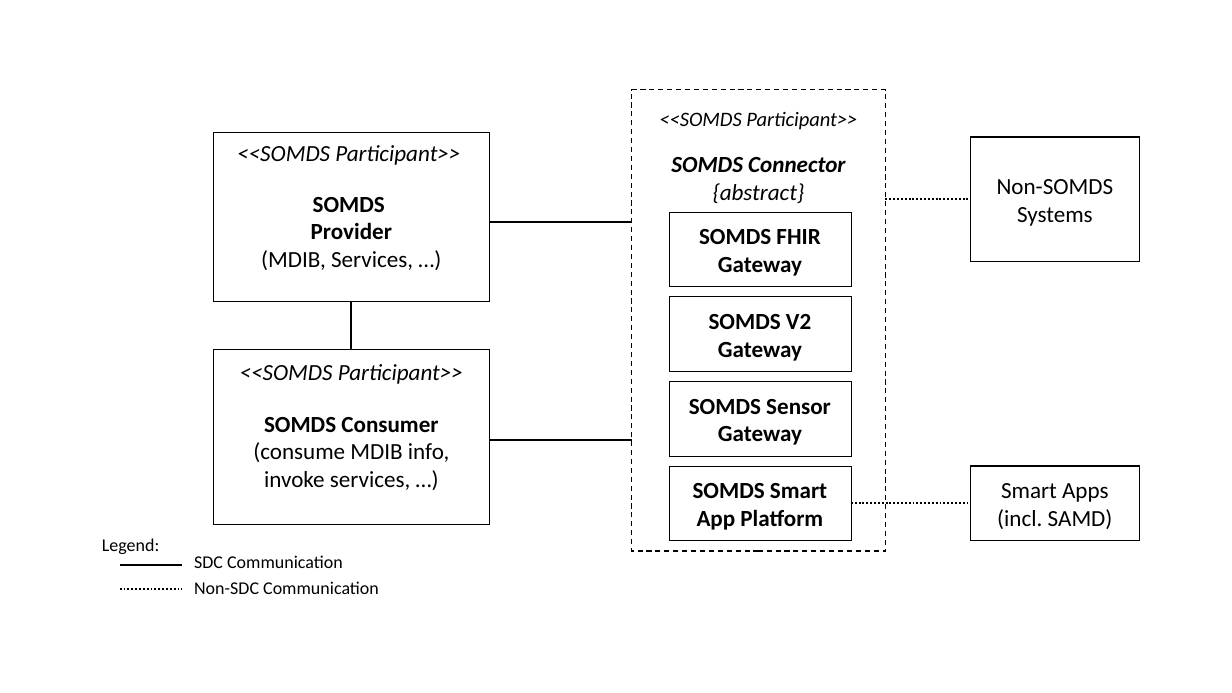
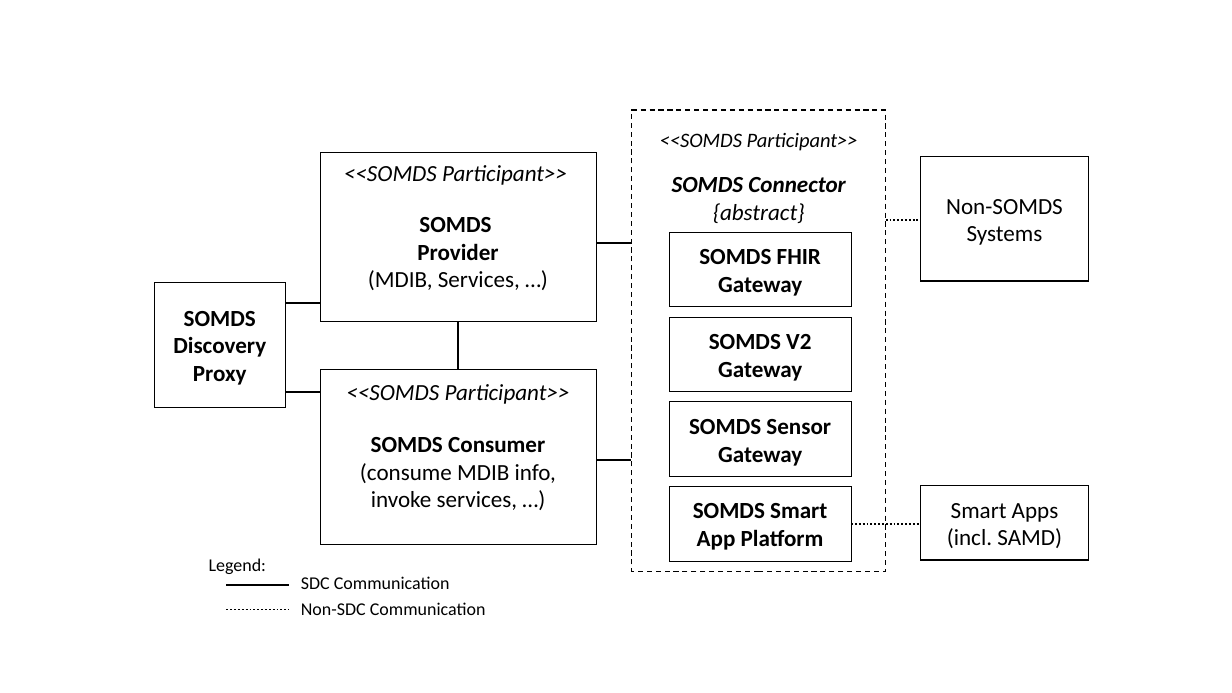
Before and after one commit to IHE/DEV.SDPi, a slide deck: slide 1 of sources/vol1-diagram-sdpi-p-actor.pptx. Drawn at 1232x693 pixels with LibreOffice and Linux fonts; fonts in the diff are those of the drawing. Boxes give left, top, right and bottom in pixels: in the first picture for what was removed or moved away, otherwise in the second. Text is boxed around its words. In the diff, an @@ line names an element or a change of style, - is before the commit and + after.

```diff
--- a/sources/vol1-diagram-sdpi-p-actor.pptx
+++ b/sources/vol1-diagram-sdpi-p-actor.pptx
@@ rectangle "Non-SOMDS Systems": place and size @@
-rectangle "Non-SOMDS Systems" at box(970, 137, 1139, 262)
+rectangle "Non-SOMDS Systems" at box(921, 156, 1089, 281)
@@ line moved from (885, 200) - (970, 200) to (886, 220) - (921, 220) @@
@@ line moved from (490, 223) - (632, 223) to (596, 243) - (631, 243) @@
@@ rectangle added at box(154, 282, 286, 408), fill #FFFFFF, outline #000000 0.5 pt, 18 pt, text #000000, bold @@
+SOMDS Discovery Proxy
@@ line added from (286, 303) to (320, 303), #000000 1.5 pt @@
@@ 4 texts, 3 lines, 2 rectangles: place and size @@
-4 texts, 3 lines, 2 rectangles at box(120, 132, 490, 594)
+4 texts, 3 lines, 2 rectangles at box(226, 152, 596, 615)
@@ 5 rectangles, 1 text: place and size @@
-5 rectangles, 1 text at box(632, 90, 886, 551)
+5 rectangles, 1 text at box(632, 110, 886, 571)
@@ line added from (286, 392) to (320, 392), #000000 1.5 pt @@
@@ line moved from (490, 440) - (632, 440) to (596, 460) - (631, 460) @@
@@ rectangle "Smart Apps": place and size @@
-rectangle "Smart Apps" at box(970, 466, 1139, 541)
+rectangle "Smart Apps" at box(921, 485, 1089, 560)
@@ line moved from (851, 504) - (970, 504) to (851, 524) - (921, 524) @@
@@ text "Legend:": place and size @@
-text "Legend:" at box(102, 538, 159, 554)
+text "Legend:" at box(209, 558, 266, 574)
```
Also in this commit, not shown: 3 other files.
